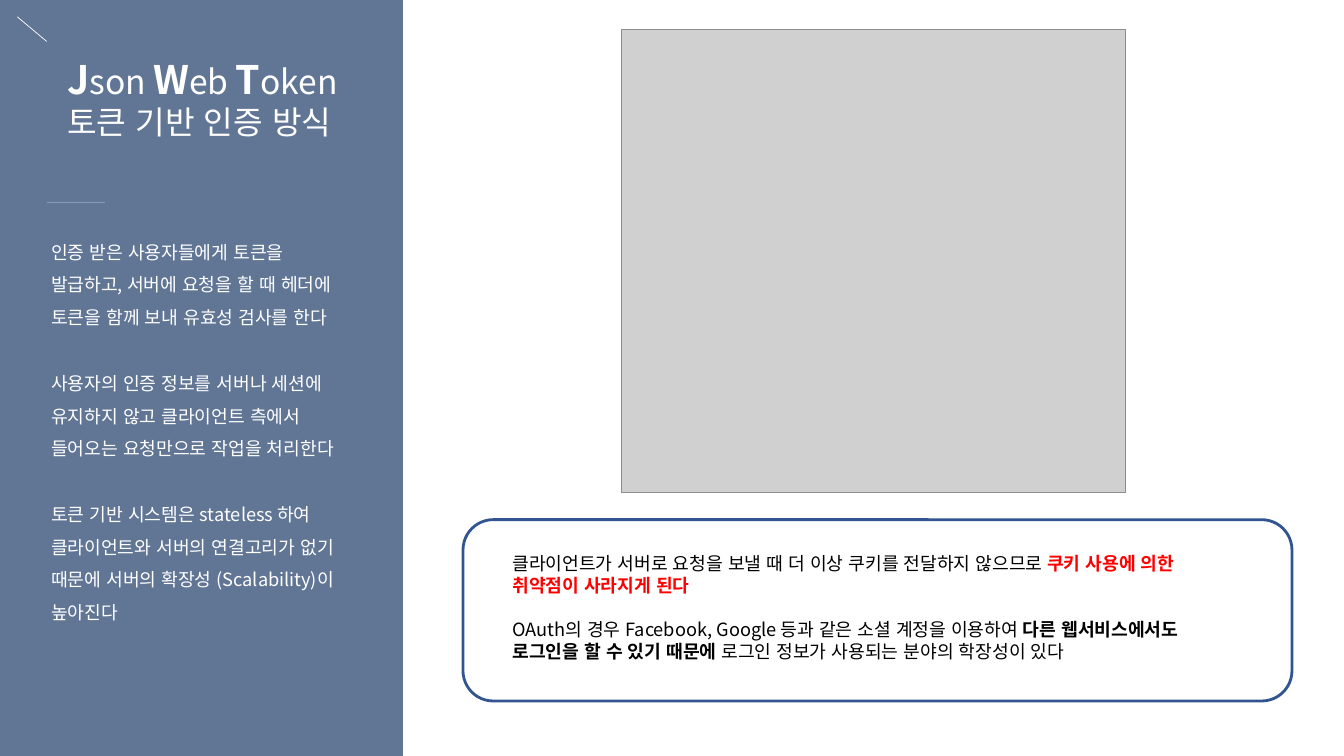
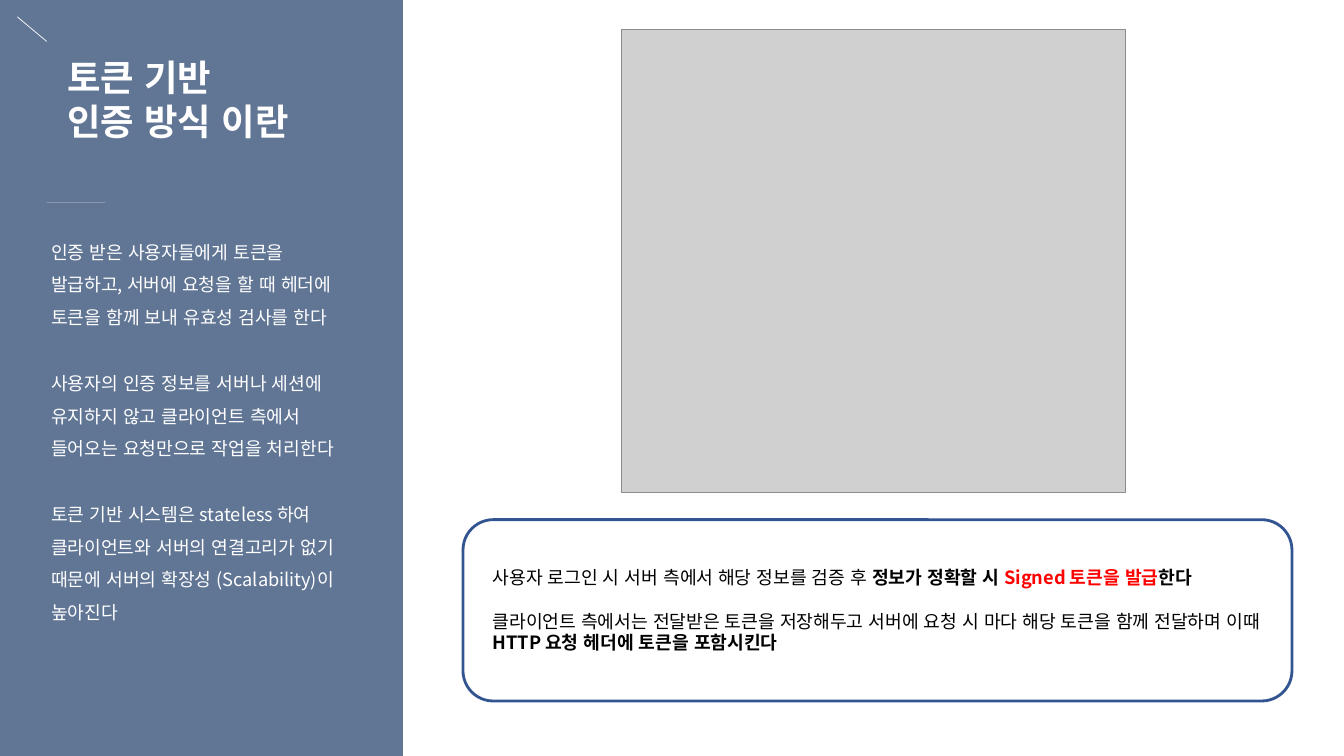
Before and after one commit to eunbee-kim/dmsql1471, a slide deck: slide 13 of 교육/5주차_DB정규화_반정규화_서버인증_세션과쿠키.pptx (slide 11 before the commit). Drawn at 1344x756 pixels with LibreOffice and Linux fonts; fonts in the diff are those of the drawing; grey boxes stand for pictures. Boxes give left, top, right and bottom in pixels: in the first picture for what was removed or moved away, otherwise in the second. Text is boxed around its words. In the diff, an @@ line names an element or a change of style, - is before the commit and + after.

```diff
--- a/교육/5주차_DB정규화_반정규화_서버인증_세션과쿠키.pptx
+++ b/교육/5주차_DB정규화_반정규화_서버인증_세션과쿠키.pptx
@@ text at <box>67,60,289,139</box>: text changed; size 24 to 26 pt; bold on @@
-Json Web Token
-토큰 기반 인증 방식
+토큰 기반
+인증 방식 이란
@@ text at <box>493,568,1259,651</box>: text changed @@
-클라이언트가 서버로 요청을 보낼 때 더 이상 쿠키를 전달하지 않으므로 쿠키 사용에 의한 취약점이 사라지게 된다
-OAuth의 경우 Facebook, Google 등과 같은 소셜 계정을 이용하여 다른 웹서비스에서도 로그인을 할 수 있기 때문에 로그인 정보가 사용되는 분야의 학장성이 있다
+사용자 로그인 시 서버 측에서 해당 정보를 검증 후 정보가 정확할 시 Signed 토큰을 발급한다
+클라이언트 측에서는 전달받은 토큰을 저장해두고 서버에 요청 시 마다 해당 토큰을 함께 전달하며 이때 HTTP 요청 헤더에 토큰을 포함시킨다
```
Also in this commit, not shown: 2 other slides changed, 10 slides added, 1 other file.
